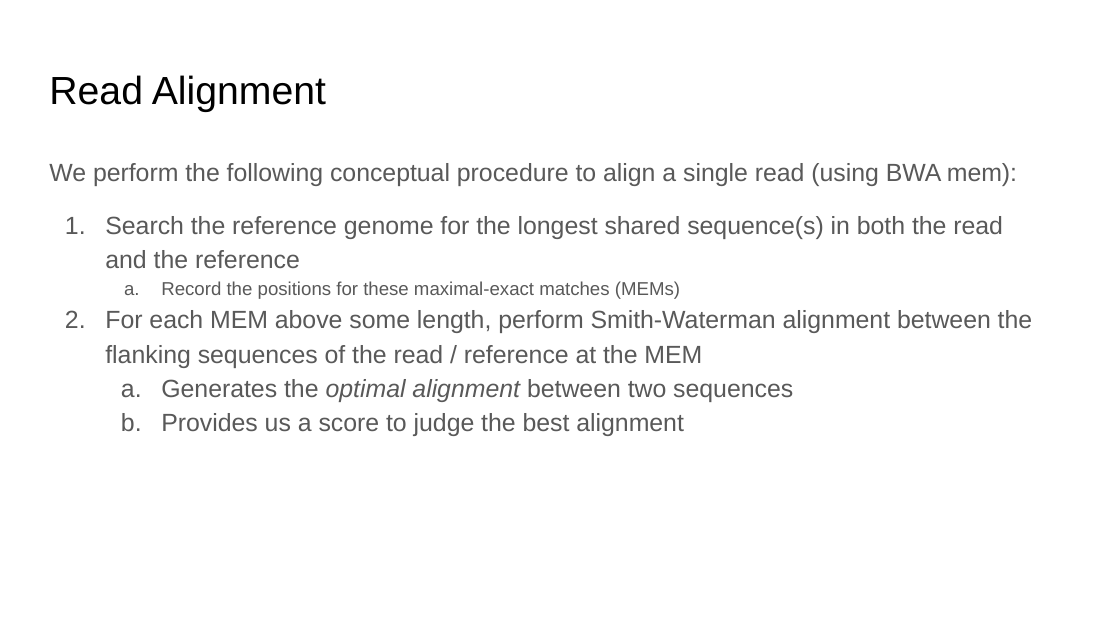
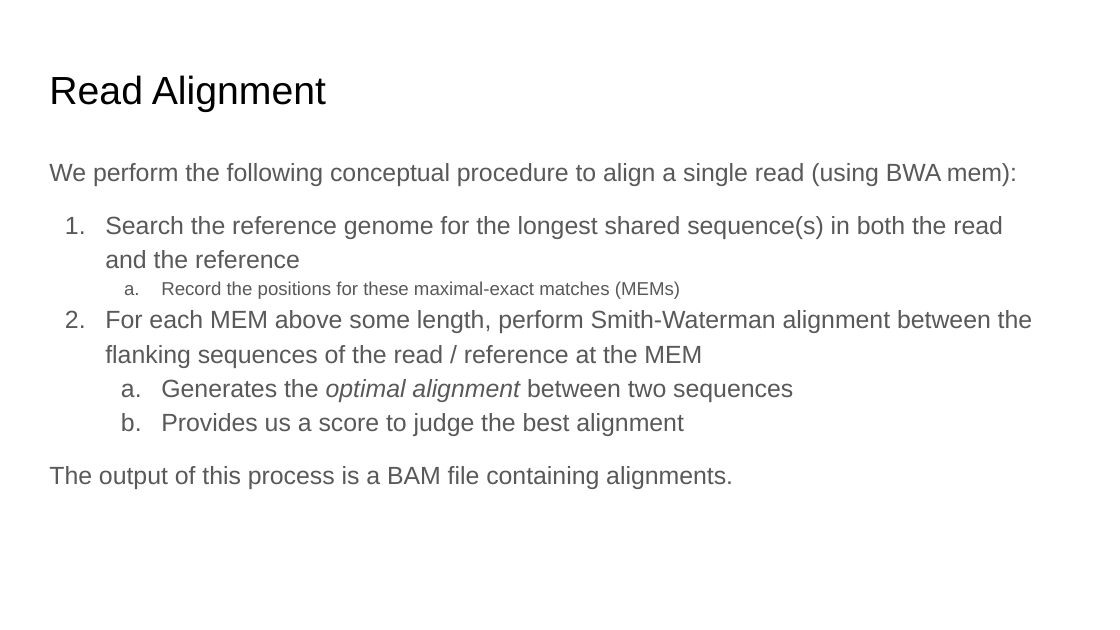
Before and after one commit to WCSCourses/cancer_genome_analysis_africa, a slide deck: slide 9 of modules/Mutation calling/Cancer Genomics Course - Somatic Variant Calling.pptx (slide 8 before the commit). Drawn at 1120x630 pixels with LibreOffice and Linux fonts; fonts in the diff are those of the drawing. Boxes give left, top, right and bottom in pixels: in the first picture for what was removed or moved away, otherwise in the second. Text is boxed around its words. In the diff, an @@ line names an element or a change of style, - is before the commit and + after.

```diff
--- a/modules/Mutation calling/Cancer Genomics Course - Somatic Variant Calling.pptx
+++ b/modules/Mutation calling/Cancer Genomics Course - Somatic Variant Calling.pptx
@@ text at box(49, 466, 733, 489): paragraph added @@
+The output of this process is a BAM file containing alignments.
```
Also in this commit, not shown: 7 other slides changed, 6 slides added, 1 other file.
